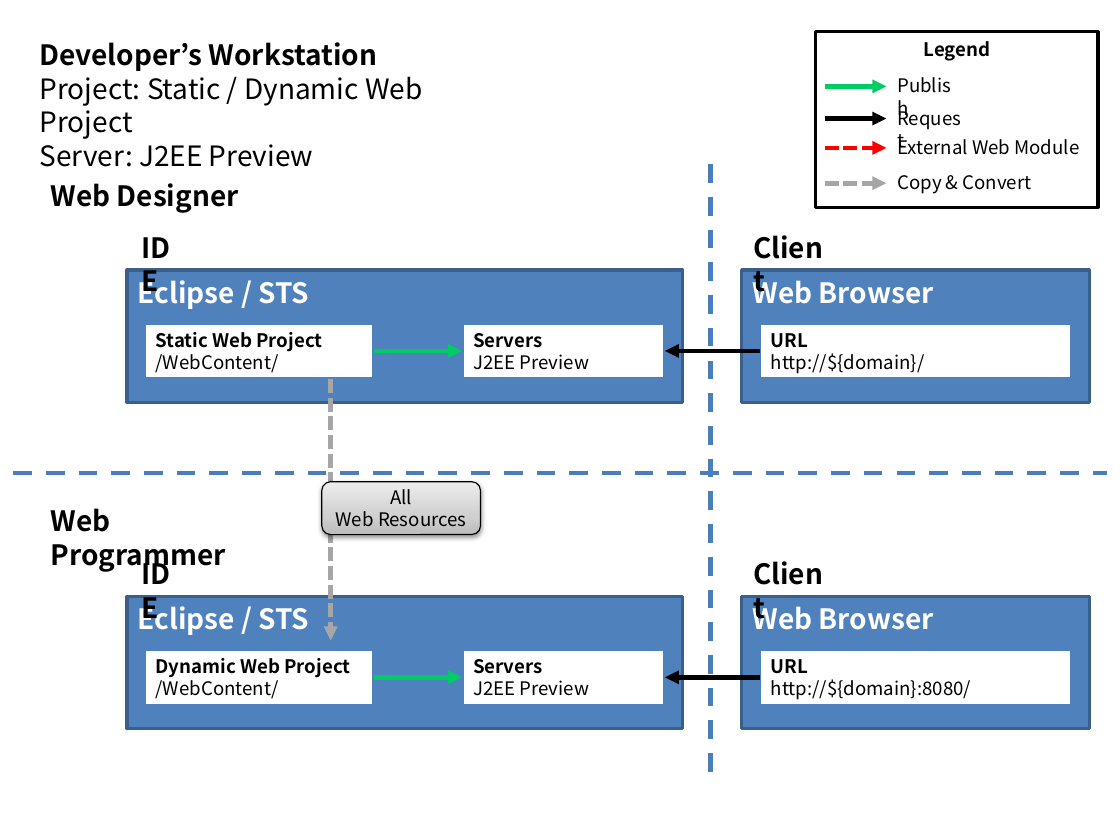
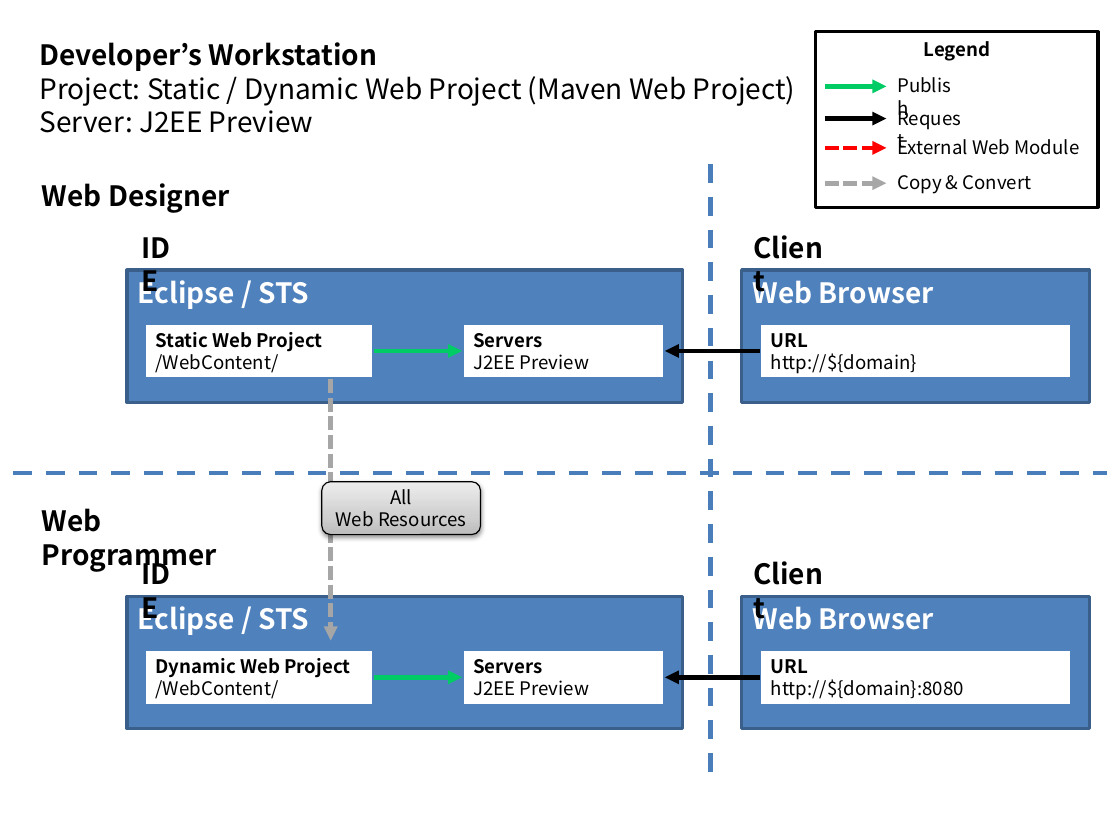
Before and after one commit to kwbaek/codelabor, a slide deck: slide 4 of documentation/draft/ci-environment/deploy-source-strategy.pptx. Drawn at 1120x840 pixels with LibreOffice and Linux fonts; fonts in the diff are those of the drawing. Boxes give left, top, right and bottom in pixels: in the first picture for what was removed or moved away, otherwise in the second. Text is boxed around its words. In the diff, an @@ line names an element or a change of style, - is before the commit and + after.

```diff
--- a/documentation/draft/ci-environment/deploy-source-strategy.pptx
+++ b/documentation/draft/ci-environment/deploy-source-strategy.pptx
@@ text at (40, 76, 795, 106): text changed @@
-Project: Static / Dynamic Web Project
+Project: Static / Dynamic Web Project (Maven Web Project)
@@ text "Web Designer": place and size @@
-text "Web Designer" at (51, 183, 239, 213)
+text "Web Designer" at (42, 183, 230, 213)
@@ text in rectangle at (771, 353, 917, 374): text changed @@
-http://${domain}/
+http://${domain}
@@ text "Web Programmer": place and size @@
-text "Web Programmer" at (51, 508, 226, 573)
+text "Web Programmer" at (42, 508, 217, 573)
@@ text in rectangle at (771, 679, 964, 700): text changed @@
-http://${domain}:8080/
+http://${domain}:8080
```
Also in this commit, not shown: 8 other slides changed, 7 slides added, 1 slide removed, 1 other file.
